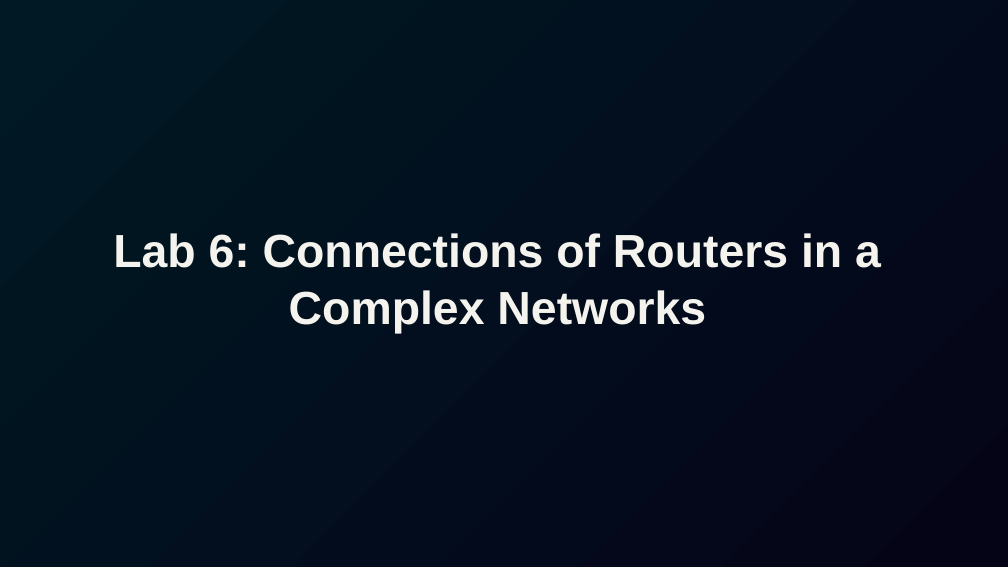
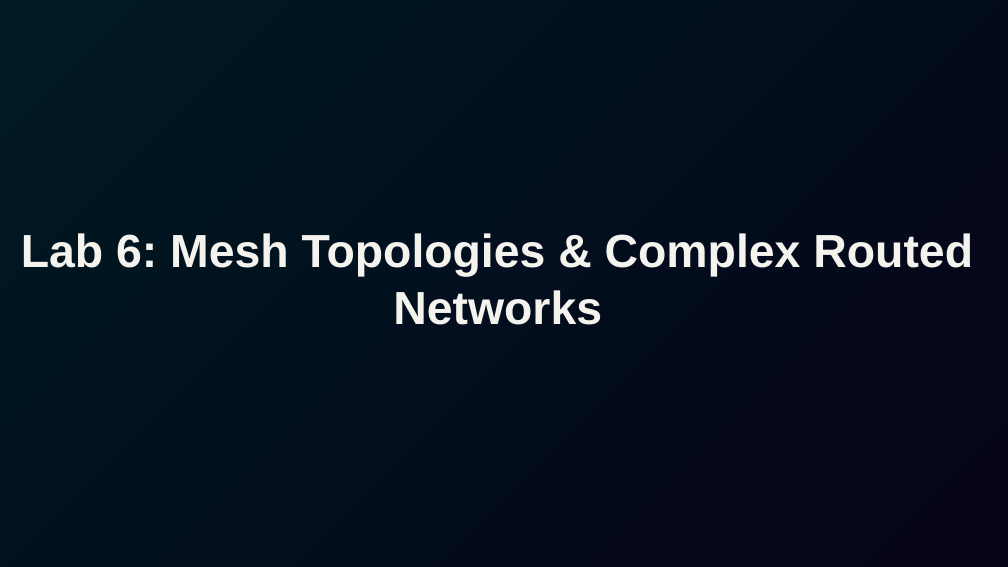
Before and after one commit to MDTHA-X/CN_presentation, a slide deck: slide 22 of CN.pptx. Drawn at 1008x567 pixels with LibreOffice and Linux fonts; fonts in the diff are those of the drawing. Boxes give left, top, right and bottom in pixels: in the first picture for what was removed or moved away, otherwise in the second. Text is boxed around its words. In the diff, an @@ line names an element or a change of style, - is before the commit and + after.

```diff
--- a/CN.pptx
+++ b/CN.pptx
@@ text at (21, 233, 973, 325): text changed @@
-Lab 6: Connections of Routers in a Complex Networks
+Lab 6: Mesh Topologies & Complex Routed Networks
```
Also in this commit, not shown: 31 other slides changed, 1 other file.
